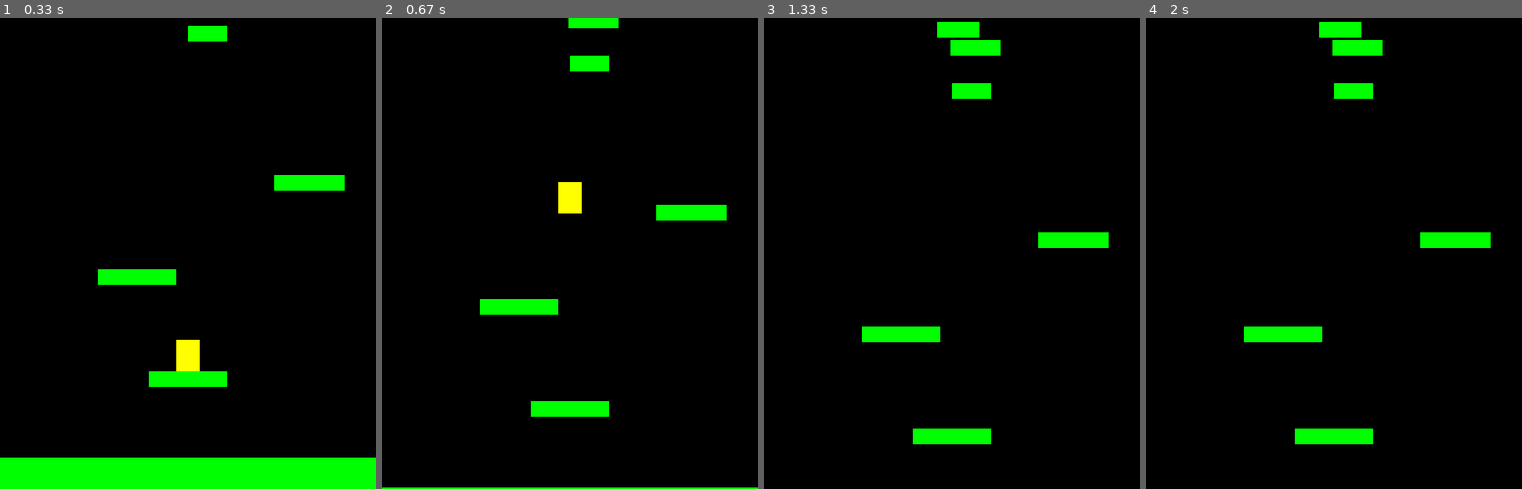
Above: before the commit, frames 1-4 (left to right).
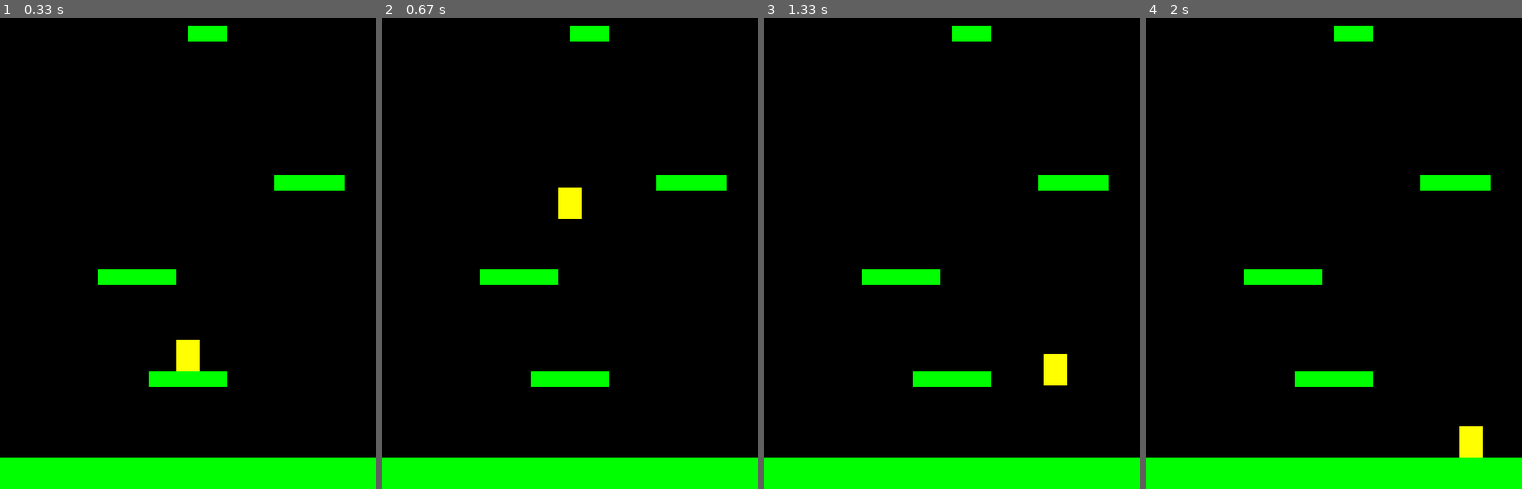
Above: after the commit, the same moments.

Repository: squidboy2006/pygame_doodlejump
Game: pygame game, started from main.py
The game is run twice, just before and just after one commit, with the same random seed, the same clock (stepped at 60 frames per second) and the same inputs.
Inputs:
- Up to frame 1 (0.33 s): no input
- Up to frame 2 (0.67 s): tap Space at 0.33 s
- Up to frame 3 (1.33 s): hold Right 0.67-1.13 s; tap Space at 0.73, 1.03, 1.23 s; hold Right from 1.17 s (still down)
- Up to frame 4 (2 s): tap Space at 1.53, 1.73 s; release Right at 1.63 s; hold Left from 1.67 s (still down)

Frame 1 is identical in both runs. In frame 2, 11% of the frame differs, in the area x 0-100%, y 0-100%; in frame 3, 12%; in frame 4, 12%.

Commit message:
made window scroll better

Diff:
--- a/main.py
+++ b/main.py
@@ -44,10 +44,11 @@
                 self.player.vel.y = 0
                 self.player.rect.midbottom = self.player.pos
         #if player reaches the top 1/4 of the screen
-        if self.player.rect.top <= HEIGHT / 2.5:
-            self.player.rect.y += abs(self.player.vel.y)
+        print (self.player.rect.top <= HEIGHT / 4.5)
+        if self.player.rect.top <= HEIGHT / 4.5:
+            self.player.rect.y += 18.5
             for plat in self.platforms:
-                plat.rect.y += abs(self.player.vel.y)
+                plat.rect.y += WINDOW_SCROLL
                 if plat.rect.top >= HEIGHT:
                     plat.kill()
         #spawn new platforms
--- a/settings.py
+++ b/settings.py
@@ -13,6 +13,8 @@
 PLAYER_ACC = 0.5
 PLAYER_FRICTION = -0.12
 PLAYER_GRAV = 0.8
+PLAYER_JUMP = -18.5
+WINDOW_SCROLL = 10
 
 # colors
 WHITE = (255, 255, 255)
--- a/sprites.py
+++ b/sprites.py
@@ -21,7 +21,7 @@
         collision = pg.sprite.spritecollide(self, self.game.platforms, False)
         self.rect.y -= 1
         if collision:
-            self.vel.y = -19
+            self.vel.y = PLAYER_JUMP
 
     def update(self):
         self.acc = vec(0, PLAYER_GRAV)
